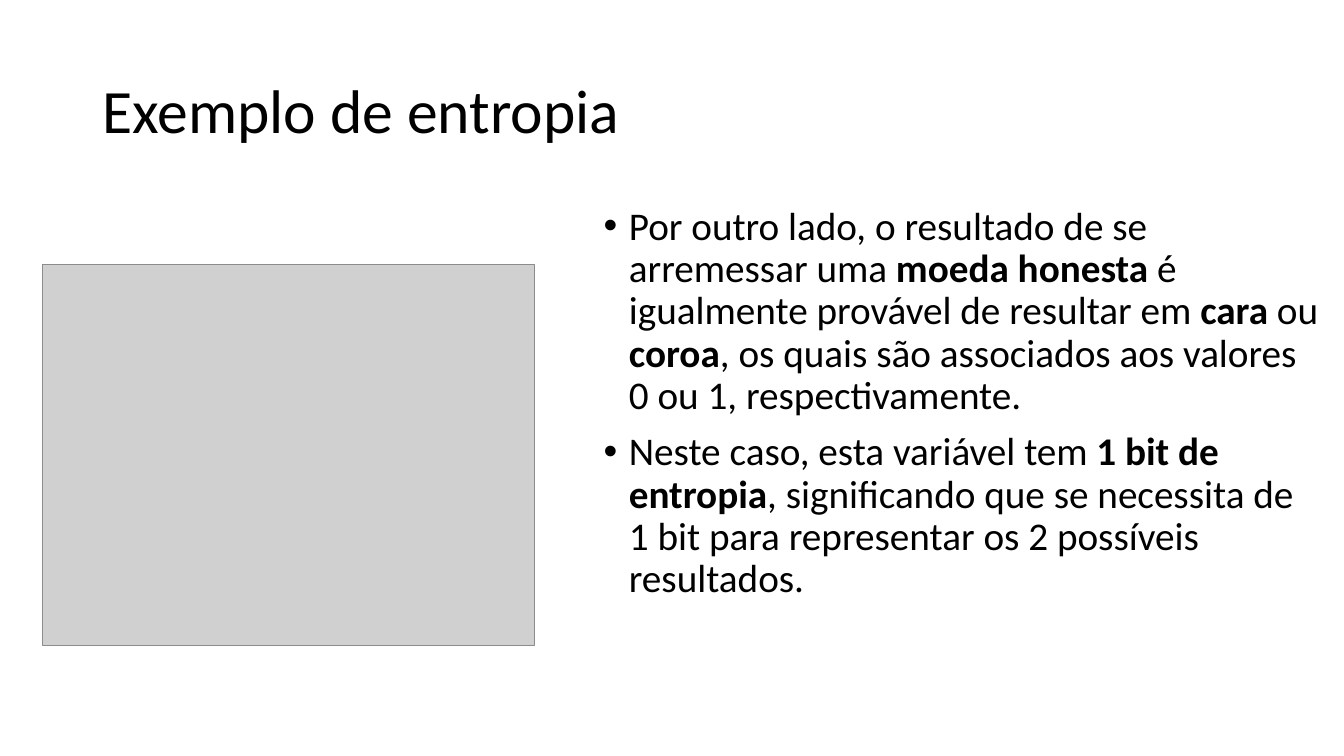
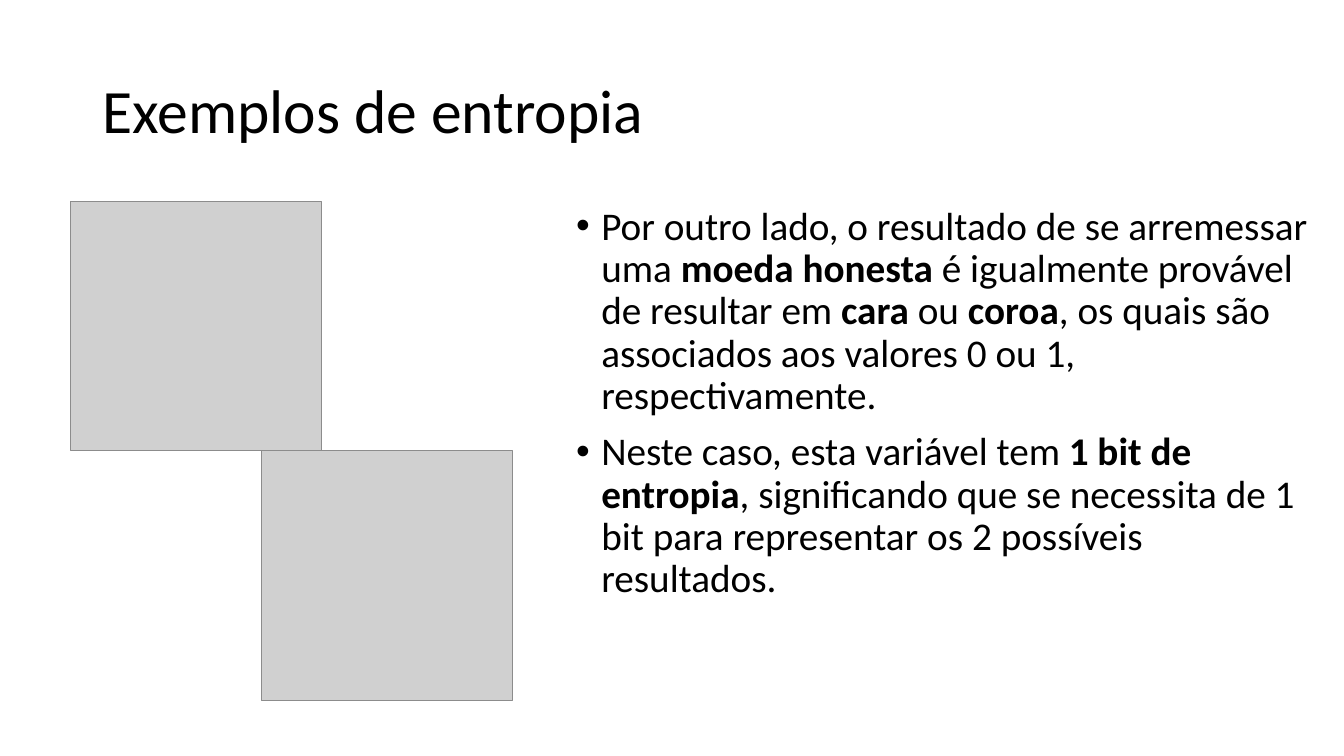
Before and after one commit to zz4fap/c24_inteligencia_artificial, a slide deck: slide 21 of slides/C24_Árvores_de_decisão.pptx (slide 30 before the commit). Drawn at 1344x756 pixels with LibreOffice and Linux fonts; fonts in the diff are those of the drawing; grey boxes stand for pictures. Boxes give left, top, right and bottom in pixels: in the first picture for what was removed or moved away, otherwise in the second. Text is boxed around its words. In the diff, an @@ line names an element or a change of style, - is before the commit and + after.

```diff
--- a/slides/C24_Árvores_de_decisão.pptx
+++ b/slides/C24_Árvores_de_decisão.pptx
@@ title at <box>102,90,643,143</box>: text changed @@
-Exemplo de entropia
+Exemplos de entropia
@@ picture added at <box>71,202,322,452</box> @@
@@ text "Por outro lado, o resultado ..." rewrapped from <box>629,212,1318,593</box> to <box>601,212,1307,593</box> @@
@@ picture removed at <box>42,264,534,645</box> @@
@@ picture added at <box>262,451,513,701</box> @@
```
Also in this commit, not shown: 15 other slides changed, 2 slides added, 11 slides removed.
